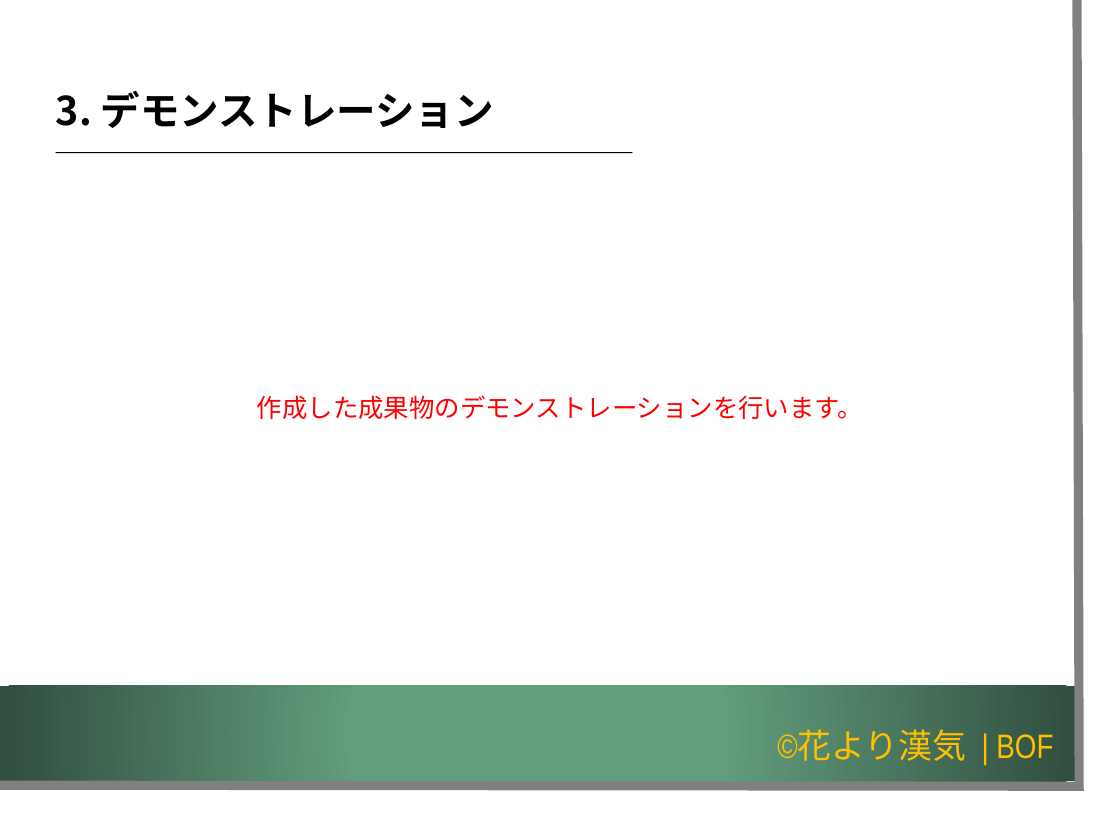
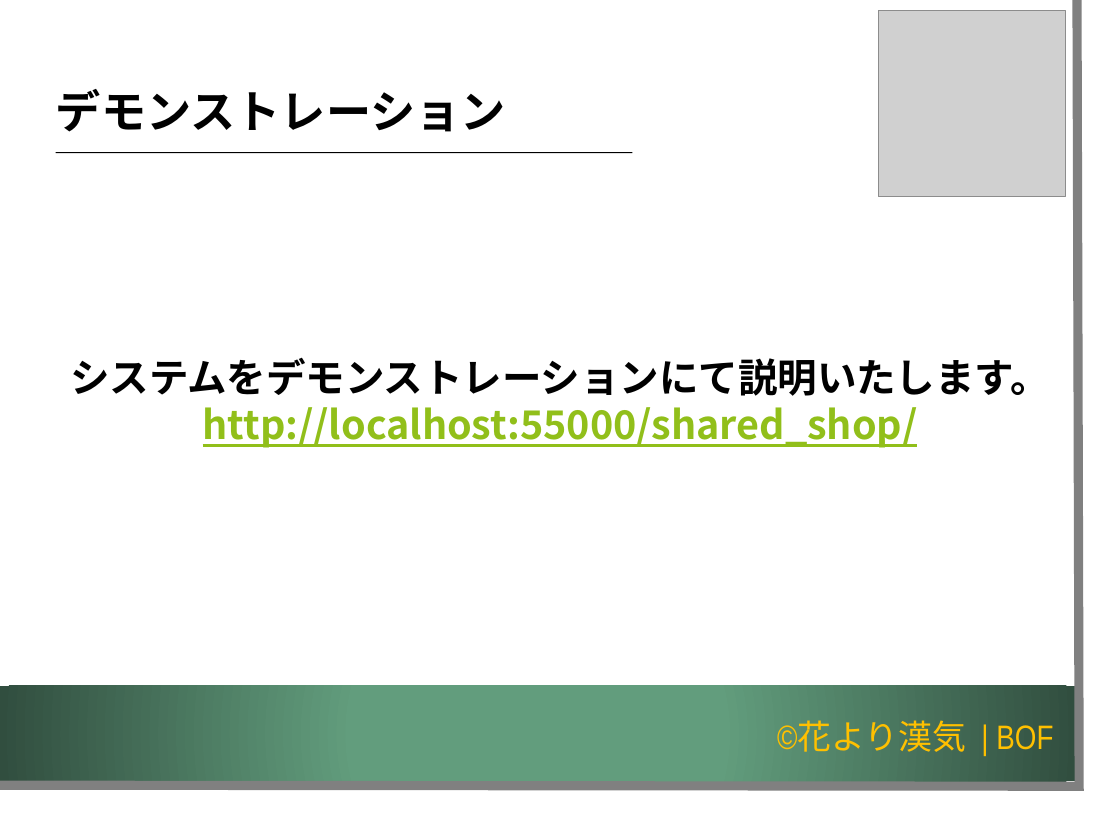
Before and after one commit to K-MIGTA/hanayoriRepo, a slide deck: slide 10 of 成果報告会_発表用スライド_チーム開発演習編集版_1.2.pptx (slide 18 before the commit). Drawn at 1120x840 pixels with LibreOffice and Linux fonts; fonts in the diff are those of the drawing; grey boxes stand for pictures; background and template pictures are left out. Boxes give left, top, right and bottom in pixels: in the first picture for what was removed or moved away, otherwise in the second. Text is boxed around its words. In the diff, an @@ line names an element or a change of style, - is before the commit and + after.

```diff
--- a/成果報告会_発表用スライド_チーム開発演習編集版_1.2.pptx
+++ b/成果報告会_発表用スライド_チーム開発演習編集版_1.2.pptx
@@ picture added at (x1=878, y1=11, x2=1065, y2=197) @@
@@ text at (x1=56, y1=89, x2=506, y2=132): text changed; size 28 to 32 pt @@
-3. デモンストレーション
+デモンストレーション
@@ text at (x1=70, y1=357, x2=1050, y2=448): text changed; size 18 to 28 pt; text colour #FF0000 to #91BF1A; bold on @@
-作成した成果物のデモンストレーションを行います。
+システムをデモンストレーションにて説明いたします。
+http://localhost:55000/shared_shop/
@@ text "©花より漢気 | BOF" moved from (x1=777, y1=730, x2=1053, y2=761) to (x1=777, y1=721, x2=1053, y2=752) @@
```
Also in this commit, not shown: 10 other slides changed, 22 slides added, 8 slides removed.
